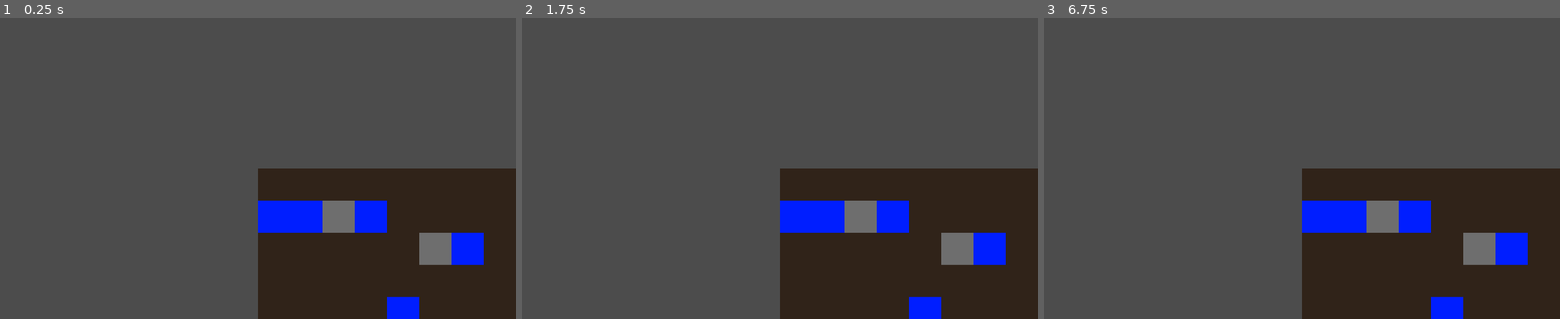
Above: before the commit, frames 1-3 (left to right).
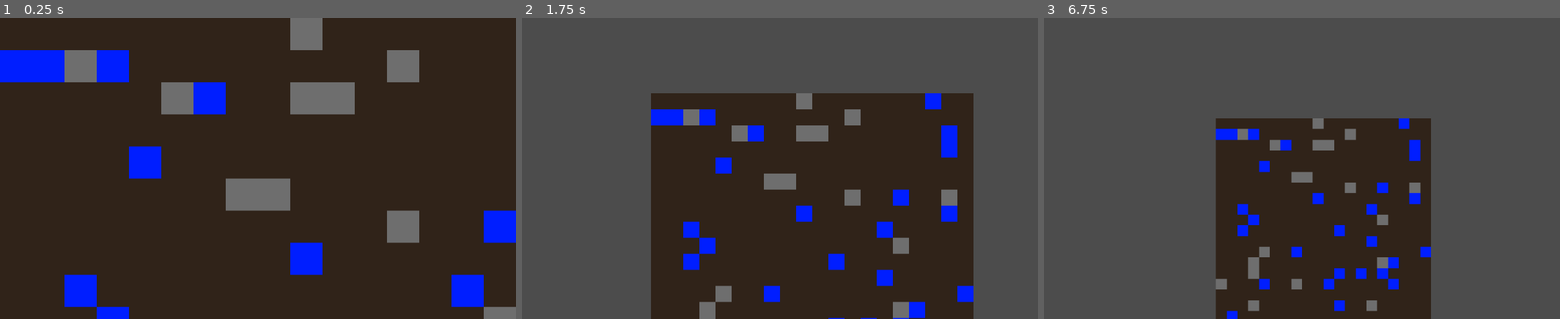
Above: after the commit, the same moments.

Repository: BigAwesome/SpringJam2D
Game: Godot game, scene res://scenes/game.tscn
Two runs of this game, one before a commit and one after it. Both use one fixed random seed, a clock stepped at 60 frames per second and the inputs below.
Inputs (mouse positions are in pixels of both pictures, inside the frame that each line leads up to):
- Up to frame 1 (0.25 s): no input
- Up to frame 2 (1.75 s): tap Enter at 0.5 s; move the mouse to (893, 153) at 0.52 s; tap Mouse wheel down (mouse_wheel_down, bound only after the co… at 0.6, 1.55 s; click (893, 153) at 0.67 s; tap Mouse wheel up (mouse_wheel_up, bound only after the commit) at 0.8, 1.35 s; tap Space at 1.25 s; move the mouse to (676, 183) at 1.27 s; click (676, 183) at 1.42 s
- Up to frame 3 (6.75 s): tap Enter at 2, 3.5 s; move the mouse to (1353, 102) at 2.02 s; right-click (1353, 102) at 2.1 s; click (1353, 102) at 2.17 s; tap Mouse wheel up (mouse_wheel_up, bound only after the commit) at 2.3, 3.6, 5.1 s; tap Space at 2.75, 4.25 s; move the mouse to (1276, 228) at 2.77 s; tap Mouse wheel down (mouse_wheel_down, bound only after the co… at 2.85, 4.35, 6.05, 6.6 s; click (1276, 228) at 2.92 s; move the mouse to (1456, 213) at 3.52 s; click (1456, 213) at 3.67 s; move the mouse to (1147, 123) at 4.27 s; click (1147, 123) at 4.42 s; move the mouse to (1327, 168) at 5.02 s; click (1327, 168) at 5.17 s; move the mouse to (1224, 93) at 5.77 s; right-click (1224, 93) at 5.85 s; click (1224, 93) at 5.92 s; move the mouse to (1415, 153) at 6.52 s; click (1415, 153) at 6.67 s

The runs differ from the first frame. In frame 1, 83% of the frame differs, in the area x 0-100%, y 0-100%; in frame 2, 39%; in frame 3, 32%.

Commit message:
added camera zoom

Diff:
--- a/project.godot
+++ b/project.godot
@@ -26,6 +26,16 @@
 "events": [ Object(InputEventMouseButton,"resource_local_to_scene":false,"resource_name":"","device":0,"alt":false,"shi …(212 unchanged characters)…
  ]
 }
+mouse_wheel_up={
+"deadzone": 0.5,
+"events": [ Object(InputEventMouseButton,"resource_local_to_scene":false,"resource_name":"","device":0,"alt":false,"shift":false,"control":false,"meta":false,"command":false,"button_mask":0,"position":Vector2( 0, 0 ),"global_position":Vector2( 0, 0 ),"factor":1.0,"button_index":4,"pressed":false,"doubleclick":false,"script":null)
+ ]
+}
+mouse_wheel_down={
+"deadzone": 0.5,
+"events": [ Object(InputEventMouseButton,"resource_local_to_scene":false,"resource_name":"","device":0,"alt":false,"shift":false,"control":false,"meta":false,"command":false,"button_mask":0,"position":Vector2( 0, 0 ),"global_position":Vector2( 0, 0 ),"factor":1.0,"button_index":5,"pressed":false,"doubleclick":false,"script":null)
+ ]
+}
 
 [physics]
 
--- a/scenes/game.tscn
+++ b/scenes/game.tscn
@@ -5,7 +5,8 @@
 
 [node name="Game" type="Node2D"]
 
+[node name="Map" parent="." instance=ExtResource( 2 )]
+
 [node name="Camera2D" type="Camera2D" parent="."]
+position = Vector2( 512, 300 )
 script = ExtResource( 1 )
-
-[node name="Map" parent="." instance=ExtResource( 2 )]
--- a/scripts/main_camera.gd
+++ b/scripts/main_camera.gd
@@ -22,5 +22,9 @@
 			start = self.position
 		if(Input.is_action_just_released("mouse_button_right")):
 			lock = true
+		if(Input.is_action_just_pressed("mouse_wheel_up")):
+			zoom = zoom - Vector2(1,1) if zoom > Vector2(1,1) else Vector2(1,1)
+		if(Input.is_action_just_pressed("mouse_wheel_down")):
+			zoom = zoom + Vector2(1,1)
 	if(event is InputEventMouseMotion and !lock):
-		self.position = start + (event.position - delta) * - camera_speed
+		self.position = start + (event.position - delta) * - (camera_speed * zoom)
